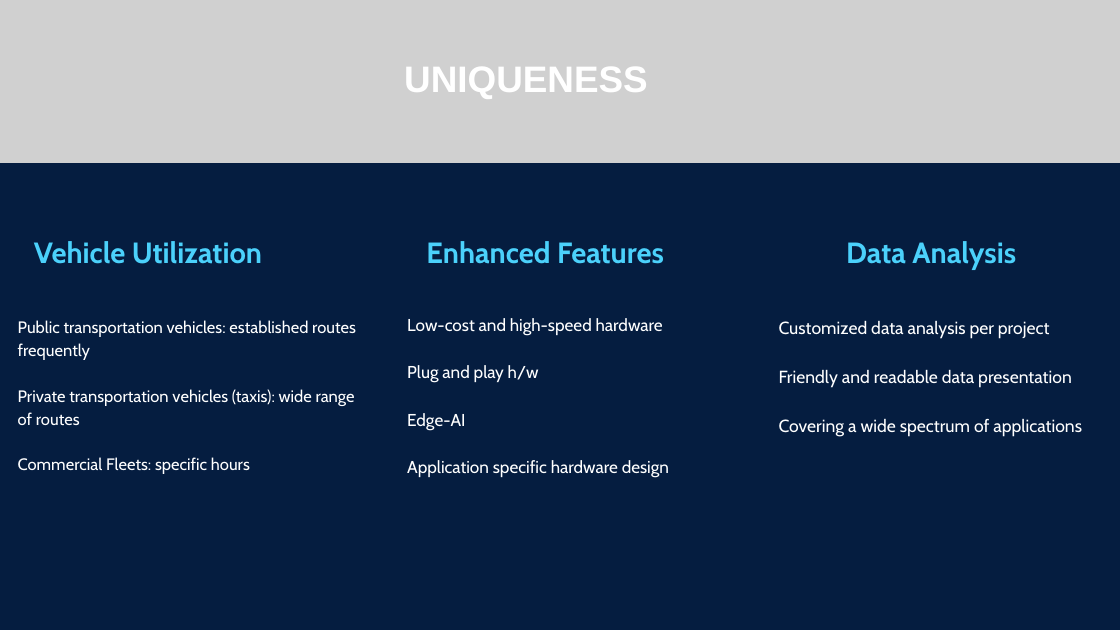
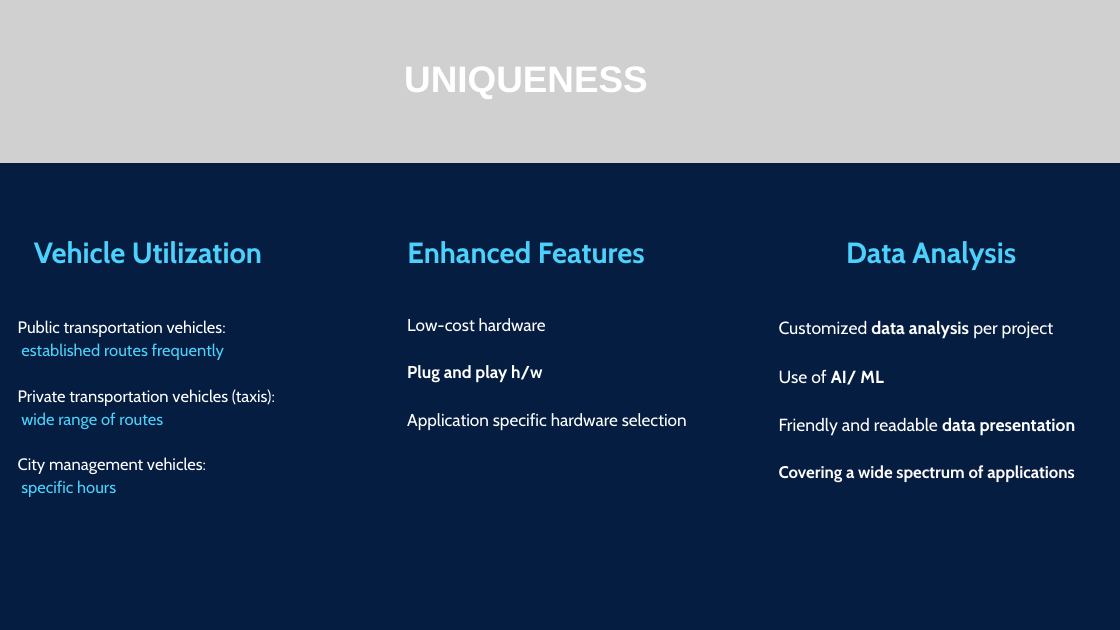
Before and after one commit to gdstergiopoulos/AutoSenseAnalytics, a slide deck: slide 6 of Pitch/AutoSenseAnalytics_pitch.pptx (slide 4 before the commit). Drawn at 1120x630 pixels with LibreOffice and Linux fonts; fonts in the diff are those of the drawing; grey boxes stand for pictures. Boxes give left, top, right and bottom in pixels: in the first picture for what was removed or moved away, otherwise in the second. Text is boxed around its words. In the diff, an @@ line names an element or a change of style, - is before the commit and + after.

```diff
--- a/Pitch/AutoSenseAnalytics_pitch.pptx
+++ b/Pitch/AutoSenseAnalytics_pitch.pptx
@@ text "Enhanced Features": place and size @@
-text "Enhanced Features" at bbox=[426, 241, 664, 264]
+text "Enhanced Features" at bbox=[407, 241, 645, 264]
@@ text at bbox=[18, 320, 275, 497]: text changed @@
-Public transportation vehicles: established routes frequently
-Private transportation vehicles (taxis): wide range of routes
-Commercial Fleets: specific hours
+Public transportation vehicles:
+established routes frequently
+Private transportation vehicles (taxis):
+wide range of routes
+City management vehicles:
+specific hours
@@ text at bbox=[407, 318, 546, 332]: text changed @@
-Low-cost and high-speed hardware
+Low-cost hardware
@@ text at bbox=[779, 320, 1076, 483]: bold on in "data analysis", "data presentation", "Covering a wide spectrum of applications"; size 22.7 to 21.7 pt, text colour #FFFFFF to #FFFBFB in "Covering a wide spectrum of applications"; line spacing 31.3pt to 29.9pt @@
@@ text at bbox=[407, 365, 542, 383]: bold on in "Plug and play h/w" @@
@@ text at bbox=[779, 370, 883, 385]: paragraph added @@
+Use of AI/ ML
@@ text at bbox=[407, 413, 687, 430]: text changed @@
-Edge-AI
-Application specific hardware design
+Application specific hardware selection
```
Also in this commit, not shown: 4 other slides changed, 2 slides added, 1 slide removed, 2 other files.
